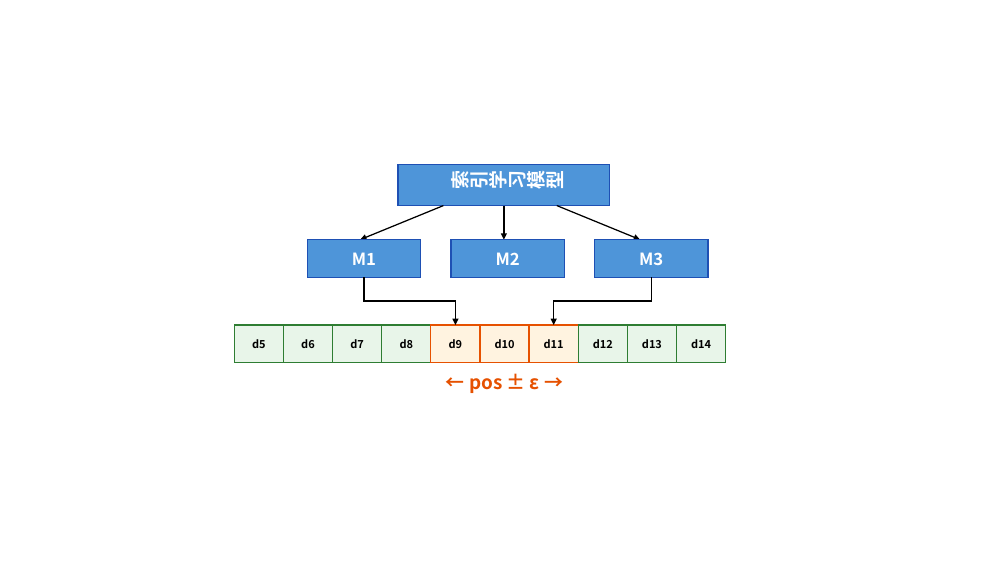
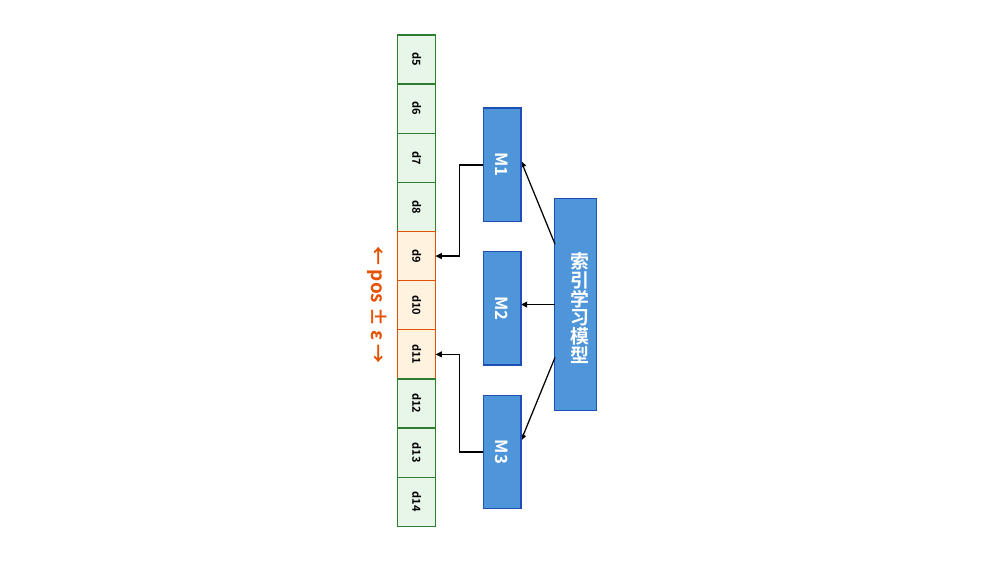
Before and after one commit to yeshu8zpf/NSFC_MCI, a slide deck: slide 7 of 军民融合/ppt/研究方案二C.pptx. Drawn at 1008x567 pixels with LibreOffice and Linux fonts; fonts in the diff are those of the drawing. Boxes give left, top, right and bottom in pixels: in the first picture for what was removed or moved away, otherwise in the second. Text is boxed around its words. In the diff, an @@ line names an element or a change of style, - is before the commit and + after.

```diff
--- a/军民融合/ppt/研究方案二C.pptx
+++ b/军民融合/ppt/研究方案二C.pptx
@@ elbow arrow moved from (364, 278) - (455, 325) to (483, 165) - (436, 256) @@
@@ arrow moved from (444, 206) - (361, 240) to (555, 244) - (521, 161) @@
@@ rotation 0 to 90 degrees in 15 elements at (398,330,436,379), (398,281,436,330), (398,232,436,281), (483,252,521,365), (483,108,521,222), (483,395,521,509), (398,35,436,84), (398,84,436,133), (398,133,436,183), (398,183,436,232), (398,379,436,428), (398,428,436,478), (398,478,436,527), (366,273,393,340), (555,198,596,410) @@
@@ text "← pos ± ε →": place and size @@
-text "← pos ± ε →" at (469,378,540,393)
+text "← pos ± ε →" at (366,273,393,340)
@@ text "索引学习模型": place and size @@
-text "索引学习模型" at (446,172,567,190)
+text "索引学习模型" at (571,248,590,363)
@@ text "索引学习模型" at (571,248,590,363): rotation 270 to 0 degrees @@
@@ arrow moved from (504, 206) - (504, 240) to (555, 305) - (521, 305) @@
@@ elbow arrow moved from (652, 278) - (554, 325) to (483, 452) - (436, 355) @@
@@ arrow moved from (557, 206) - (640, 240) to (555, 358) - (521, 441) @@
```
Also in this commit, not shown: 3 other slides changed, 13 other files.
